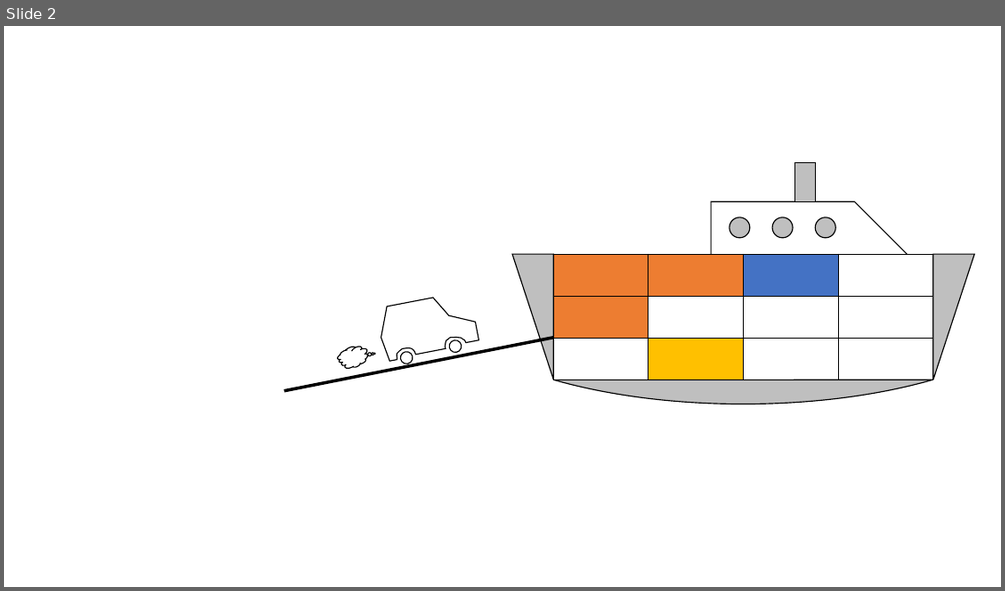
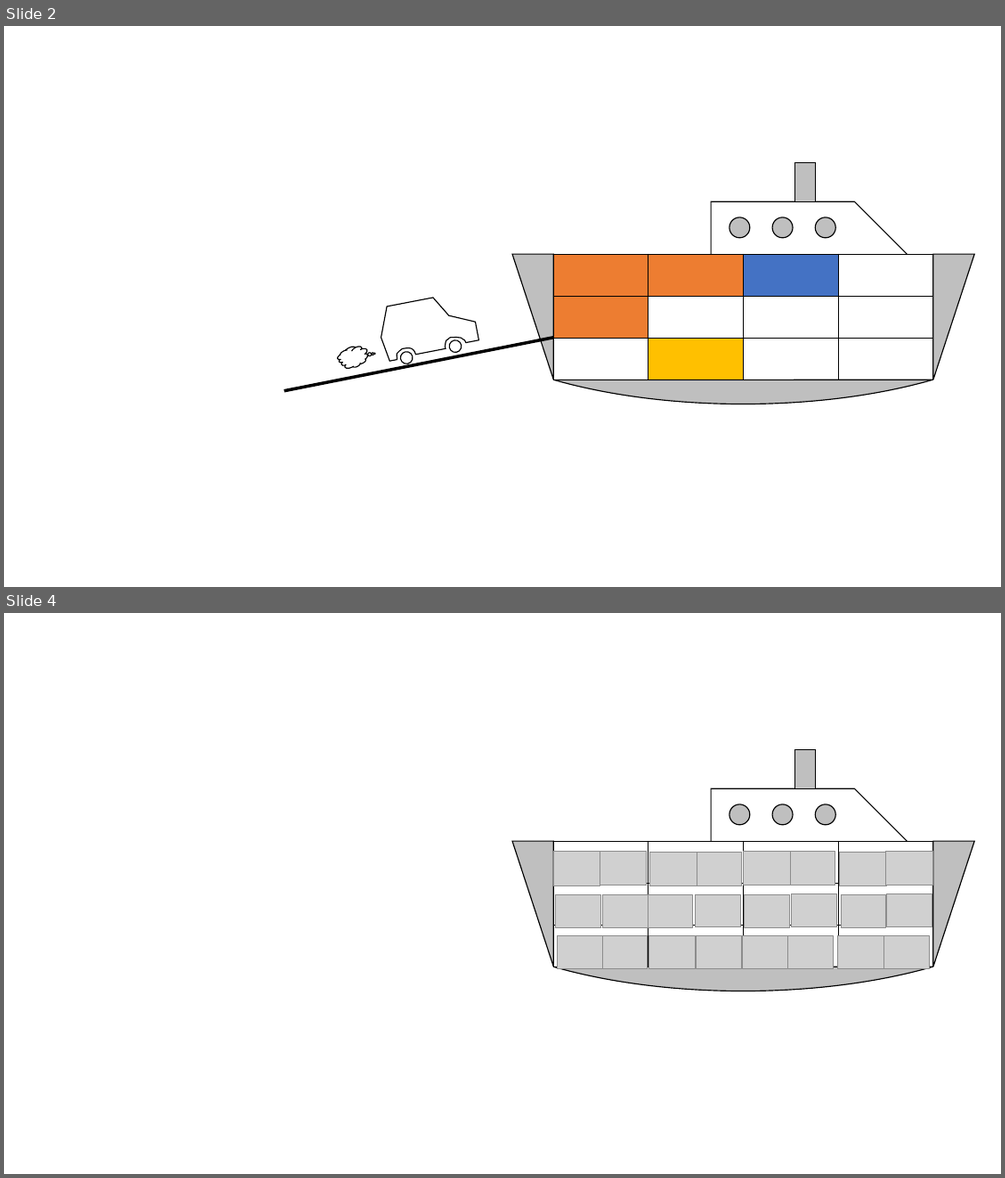
Before and after one commit to r-kurosu/kline_new, a slide deck: きよし＿船.pptx. Shown one above the other, each under a label of ours: slide 2 before the commit, slides 2 and 4 after it; the slides between them are not shown. The pictures are 1005x591 and 1005x1178 pixels, drawn with LibreOffice and Linux fonts; fonts in the diff are those of the drawing; grey boxes stand for pictures. Boxes give left, top, right and bottom in pixels: in the first picture for what was removed or moved away, otherwise in the second. Text is boxed around its words. In the diff, an @@ line names an element or a change of style, - is before the commit and + after.

```diff
--- a/きよし＿船.pptx
+++ b/きよし＿船.pptx
@@ slide 4 added at (x1=4, y1=613, x2=1001, y2=1174), background #FFFFFF @@
@@ chord (boxed as its full ellipse) added at (x1=429, y1=751, x2=1001, y2=991), fill #BFBFBF, outline #000000 1 pt @@
@@ rectangle added at (x1=795, y1=750, x2=816, y2=788), fill #BFBFBF, outline #000000 1 pt @@
@@ pentagon arrow added at (x1=711, y1=788, x2=906, y2=893), outline #000000 1 pt @@
@@ ellipse added at (x1=729, y1=804, x2=750, y2=825), fill #BFBFBF, outline #000000 1 pt @@
@@ ellipse added at (x1=772, y1=804, x2=793, y2=825), fill #BFBFBF, outline #000000 1 pt @@
@@ ellipse added at (x1=816, y1=804, x2=835, y2=825), fill #BFBFBF, outline #000000 1 pt @@
@@ right triangle added at (x1=512, y1=841, x2=554, y2=966), fill #BFBFBF, outline #000000 1 pt @@
@@ table added at (x1=554, y1=841, x2=933, y2=966), 3 rows, 4 columns @@
+ |  |  | 
+ |  |  | 
+ |  |  | 
@@ picture added at (x1=554, y1=852, x2=600, y2=886) @@
@@ picture added at (x1=599, y1=851, x2=647, y2=885) @@
@@ picture added at (x1=650, y1=852, x2=697, y2=886) @@
@@ picture added at (x1=695, y1=852, x2=742, y2=886) @@
@@ picture added at (x1=744, y1=851, x2=791, y2=885) @@
@@ picture added at (x1=788, y1=851, x2=835, y2=885) @@
@@ picture added at (x1=840, y1=852, x2=886, y2=886) @@
@@ picture added at (x1=886, y1=851, x2=933, y2=885) @@
@@ right triangle added at (x1=933, y1=841, x2=975, y2=966), fill #BFBFBF, outline #000000 1 pt @@
@@ picture added at (x1=555, y1=895, x2=600, y2=928) @@
@@ picture added at (x1=603, y1=895, x2=648, y2=928) @@
@@ picture added at (x1=647, y1=895, x2=693, y2=928) @@
@@ picture added at (x1=695, y1=894, x2=741, y2=927) @@
@@ picture added at (x1=744, y1=895, x2=790, y2=928) @@
@@ picture added at (x1=792, y1=893, x2=837, y2=926) @@
@@ picture added at (x1=841, y1=895, x2=886, y2=928) @@
@@ picture added at (x1=887, y1=893, x2=933, y2=926) @@
@@ picture added at (x1=558, y1=936, x2=603, y2=969) @@
@@ picture added at (x1=601, y1=936, x2=647, y2=969) @@
@@ picture added at (x1=649, y1=936, x2=695, y2=969) @@
@@ picture added at (x1=696, y1=936, x2=741, y2=969) @@
@@ picture added at (x1=743, y1=936, x2=788, y2=969) @@
@@ picture added at (x1=788, y1=936, x2=833, y2=969) @@
@@ picture added at (x1=838, y1=936, x2=883, y2=969) @@
@@ picture added at (x1=884, y1=936, x2=930, y2=969) @@
```
Also in this commit, not shown: 1 other slide added, 1 other file.
